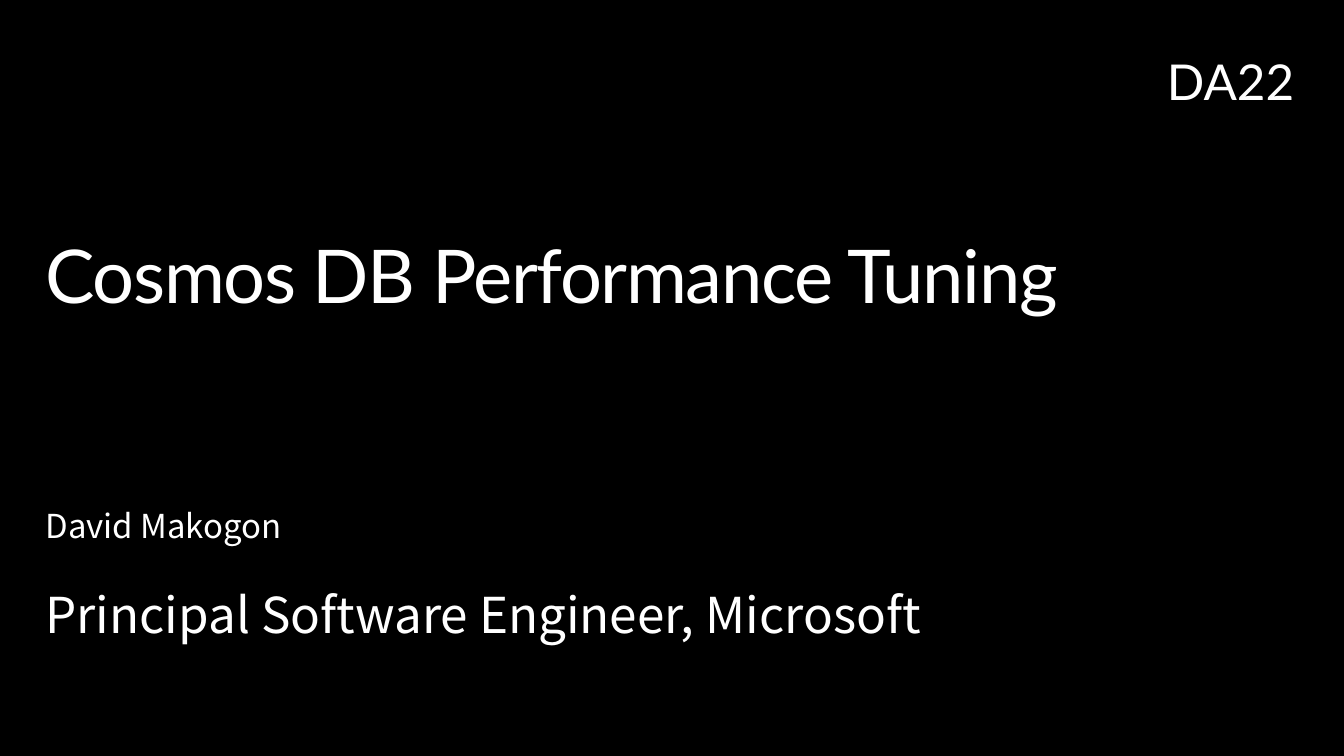
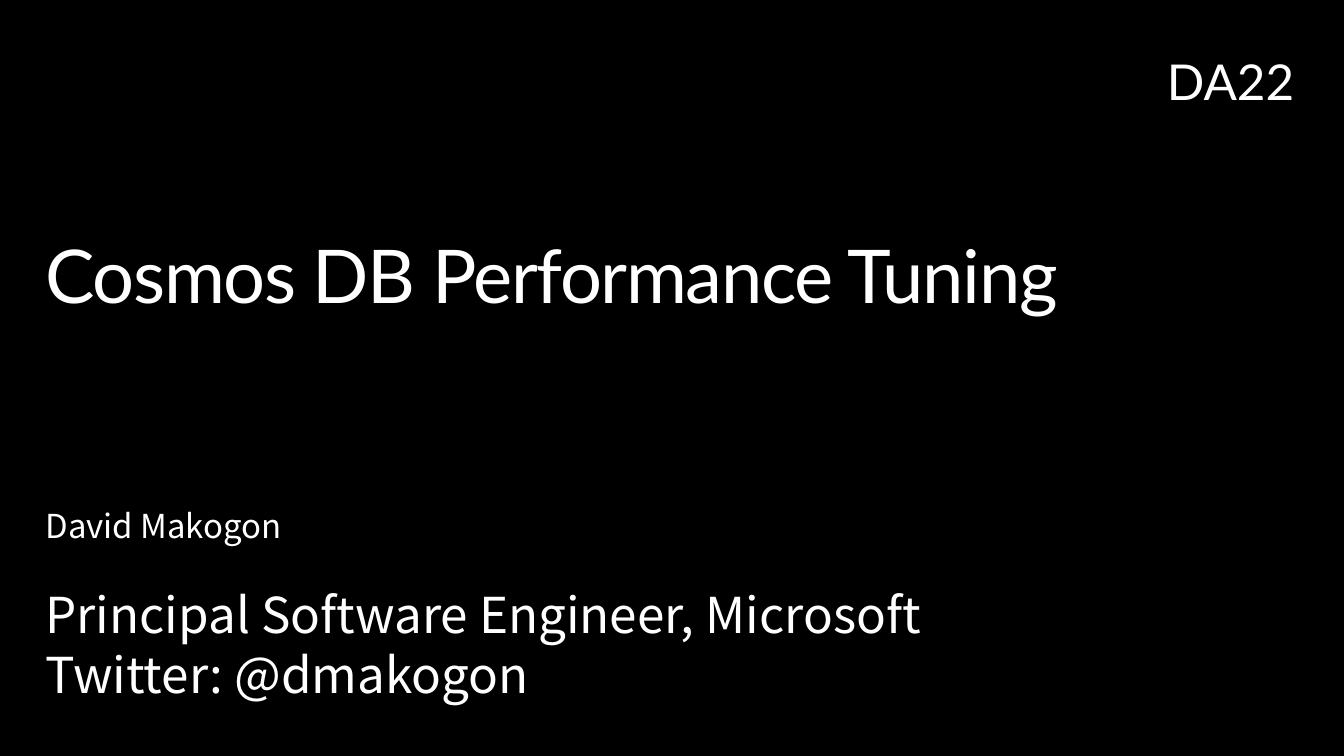
Before and after one commit to dmakogon/decode2018, a slide deck: slide 1 of decode2018_cosmosdb.pptx. Drawn at 1344x756 pixels with LibreOffice and Linux fonts; fonts in the diff are those of the drawing; background and template pictures are left out. Boxes give left, top, right and bottom in pixels: in the first picture for what was removed or moved away, otherwise in the second. Text is boxed around its words. In the diff, an @@ line names an element or a change of style, - is before the commit and + after.

Commit message:
added links and twitter contact

```diff
--- a/decode2018_cosmosdb.pptx
+++ b/decode2018_cosmosdb.pptx
@@ text at (45, 643, 529, 706): paragraph added @@
+Twitter: @dmakogon
```
Also in this commit, not shown: 2 slides added.
